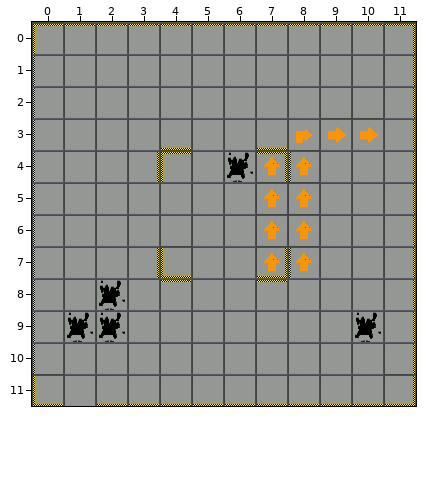
Tiled map, stored at assets/map3.tmx. Above is the file before it was changed.
Cells are 32x32 px. Shown: x 0..11, y 0..11. The commit also replaced the tileset; all pictures use the new one.
Now the later version:
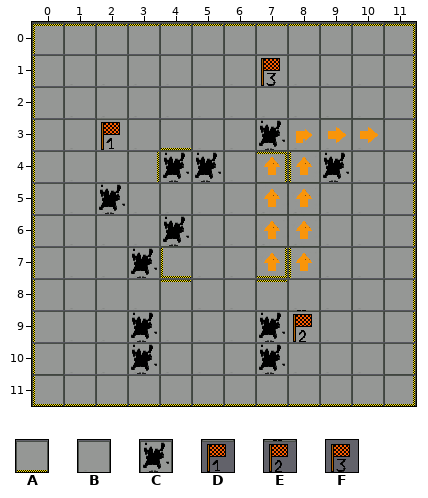
Key: from "testTileset": A 1, B 4, C 5, D 14, E 15, F 16.
_ is an empty cell.
Edits made:
Layer "wallAndGround":
y 4: x 6 C -> B
y 8: x 2 C -> B
y 9: x 1..2 CC -> BB; x 10 C -> B
y 11: x 1 B -> A
Layer "special":
y 1: x 7 _ -> F
y 3: x 2 _ -> D; x 7 _ -> C
y 4: x 4..5 __ -> CC; x 9 _ -> C
y 5: x 2 _ -> C
y 6: x 4 _ -> C
y 7: x 3 _ -> C
y 9: x 3 _ -> C; x 7..8 __ -> CE
y 10: x 3 _ -> C; x 7 _ -> C
